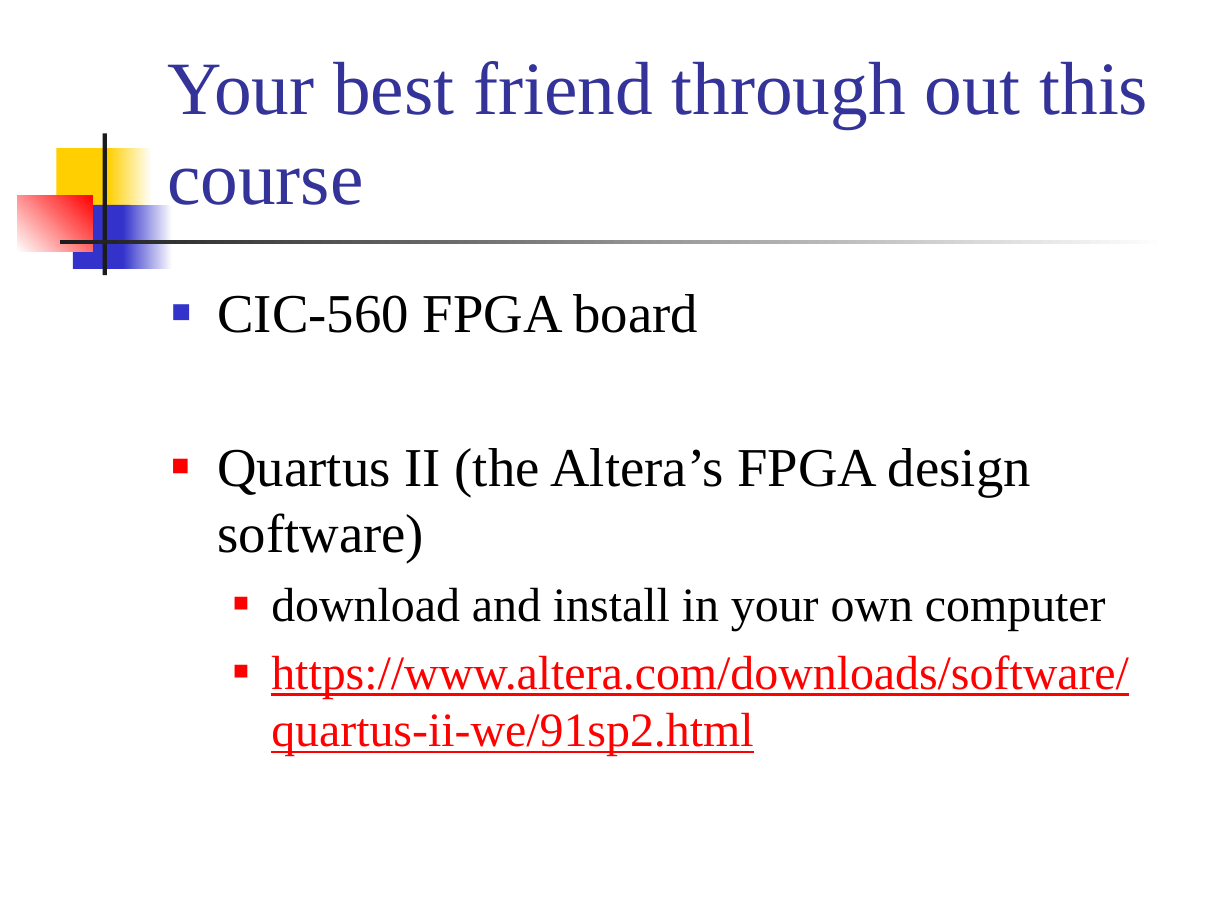
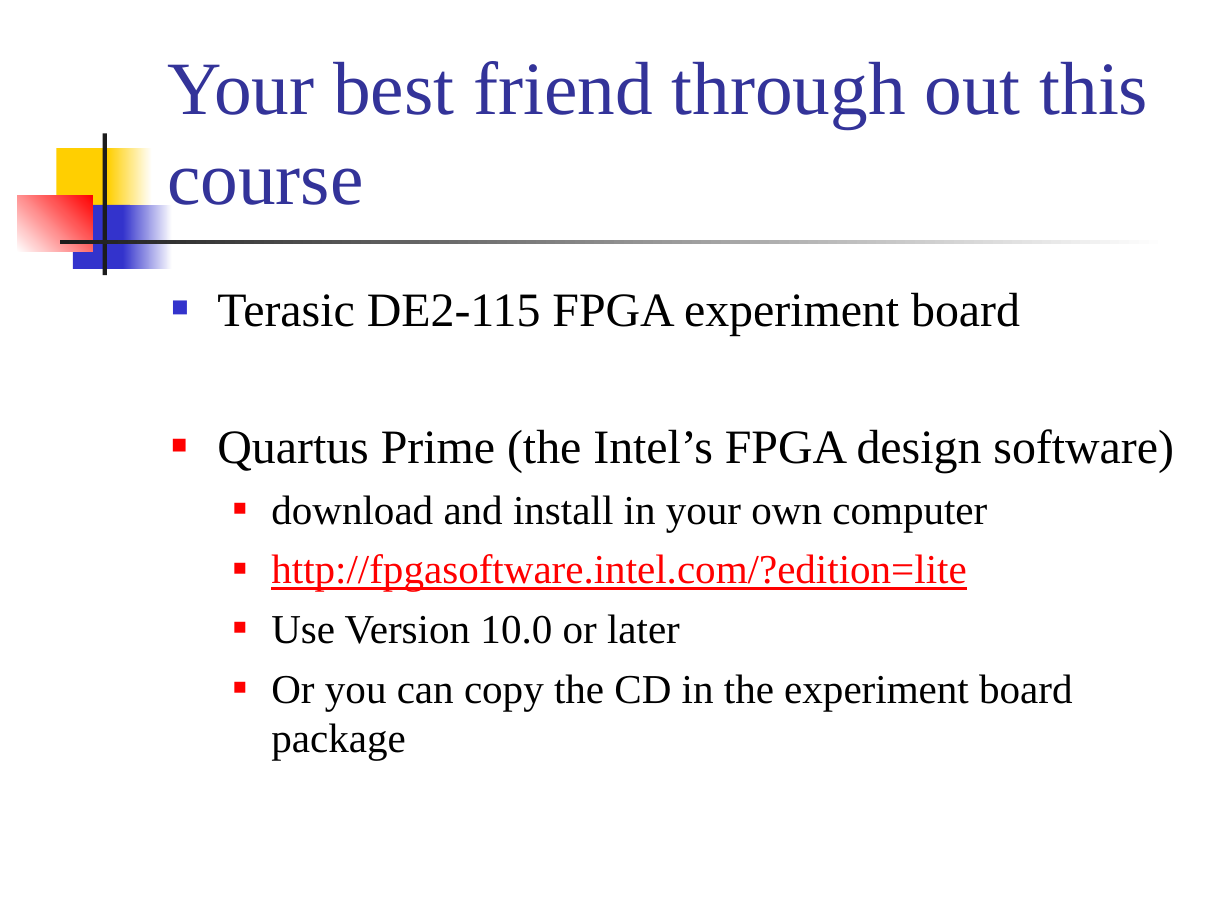
Before and after one commit to CGUSystemCourses/Comp_Org-2018, a slide deck: slide 4 of Lectures/lec00-course_intro/lab00-lab_rules.pptx. Drawn at 1232x924 pixels with LibreOffice and Linux fonts; fonts in the diff are those of the drawing. Boxes give left, top, right and bottom in pixels: in the first picture for what was removed or moved away, otherwise in the second. Text is boxed around its words. In the diff, an @@ line names an element or a change of style, - is before the commit and + after.

Commit message:
course intro for new FPGA board

```diff
--- a/Lectures/lec00-course_intro/lab00-lab_rules.pptx
+++ b/Lectures/lec00-course_intro/lab00-lab_rules.pptx
@@ text at [217,292,1174,473]: text changed; size 32 to 28 pt @@
-■ CIC-560 FPGA board
-■ Quartus II (the Altera’s FPGA design software)
+■ Terasic DE2-115 FPGA experiment board
+■ Quartus Prime (the Intel’s FPGA design software)
@@ text at [271,495,987,532]: size 28 to 24 pt in "download and install in your own computer" @@
@@ text at [271,554,1073,760]: text changed; size 28 to 24 pt; text colour #FF0000 to #000000 @@
-  ■ https://www.altera.com/downloads/software/quartus-ii-we/91sp2.html
+  ■ http://fpgasoftware.intel.com/?edition=lite
+  ■ Use Version 10.0 or later
+  ■ Or you can copy the CD in the experiment board package
```
Also in this commit, not shown: 2 other slides changed, 2 slides removed.
